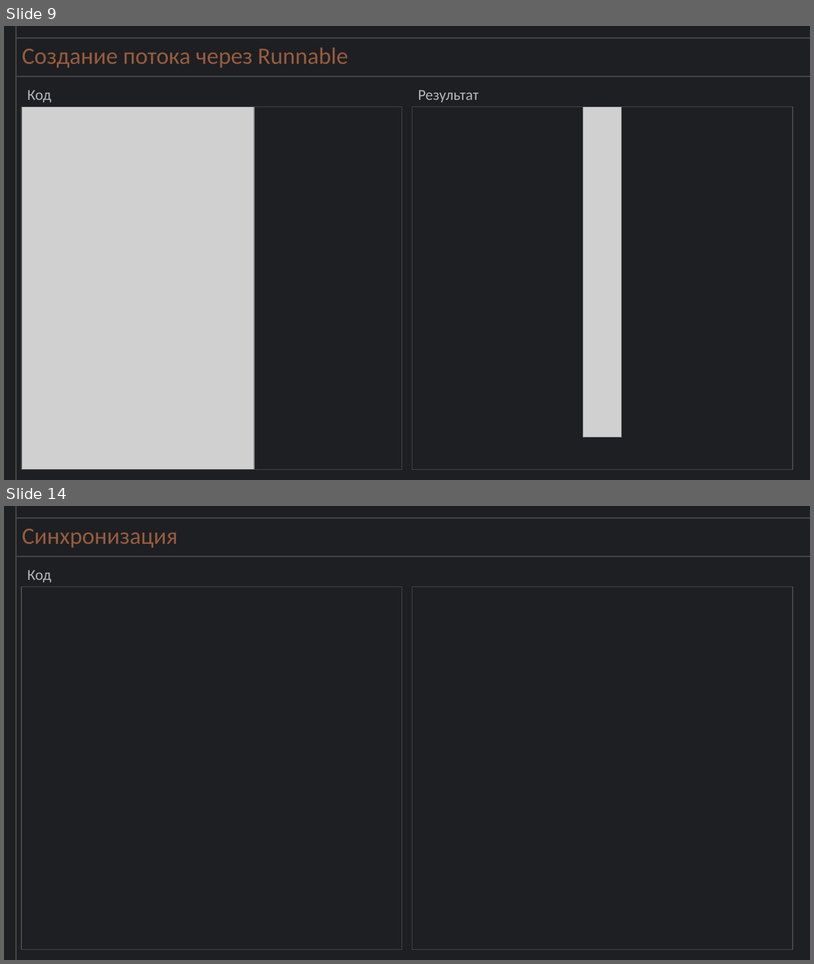
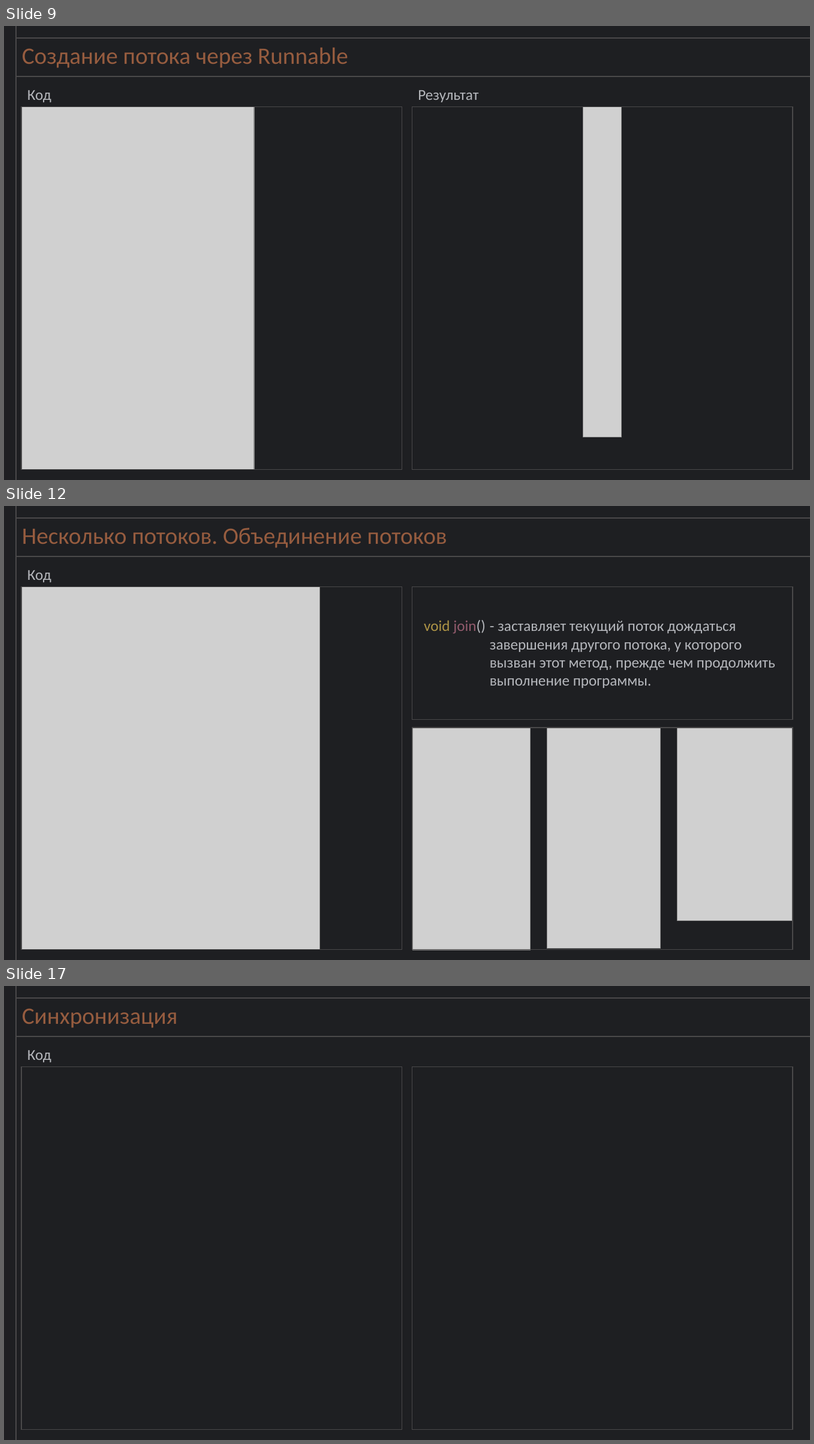
Before and after one commit to niknikitin89/JavaLessonsThreads, a slide deck: Threads/JAVA. Потоки.pptx. Shown one above the other, each under a label of ours: slides 9 and 14 before the commit, slides 9, 12 and 17 after it; the slides between them are not shown. The pictures are 814x964 and 814x1444 pixels, drawn with LibreOffice and Linux fonts; fonts in the diff are those of the drawing; grey boxes stand for pictures. Boxes give left, top, right and bottom in pixels: in the first picture for what was removed or moved away, otherwise in the second. Text is boxed around its words. In the diff, an @@ line names an element or a change of style, - is before the commit and + after.

```diff
--- a/Threads/JAVA. Потоки.pptx
+++ b/Threads/JAVA. Потоки.pptx
@@ slide 12 added at (4,506,810,960), background #1E1F22 @@
@@ line added from (16, 960) to (16, 506), #4A494A 1.75 pt @@
@@ line added from (810, 518) to (16, 518), #4A494A 1.75 pt @@
@@ title added at (22,528,447,548), 28 pt, text #965C3F @@
+Несколько потоков. Объединение потоков
@@ line added from (810, 556) to (16, 556), #4A494A 1.75 pt @@
@@ text added at (27,570,51,582), 18 pt, text #B5B7BC @@
+Код
@@ picture added at (21,586,320,949) @@
@@ rectangle added at (21,586,402,949), outline #4A494A 1 pt @@
@@ rectangle added at (413,586,794,719), outline #4A494A 1 pt @@
@@ text added at (424,620,486,633), 18 pt, text #AE9446 @@
+void join()
@@ text added at (490,621,776,688), 18 pt, text #B5B7BC @@
+- заставляет текущий поток дождаться завершения другого потока, у которого вызван этот метод, прежде чем продолжить выполнение программы.
@@ rectangle added at (413,727,794,949), outline #4A494A 1 pt @@
@@ picture added at (413,727,531,950) @@
@@ picture added at (547,727,661,948) @@
@@ picture added at (677,727,793,921) @@
@@ what was slide 14 is now slide 17 @@
```
Also in this commit, not shown: 2 slides changed, 3 other slides added, 2 slides removed.
